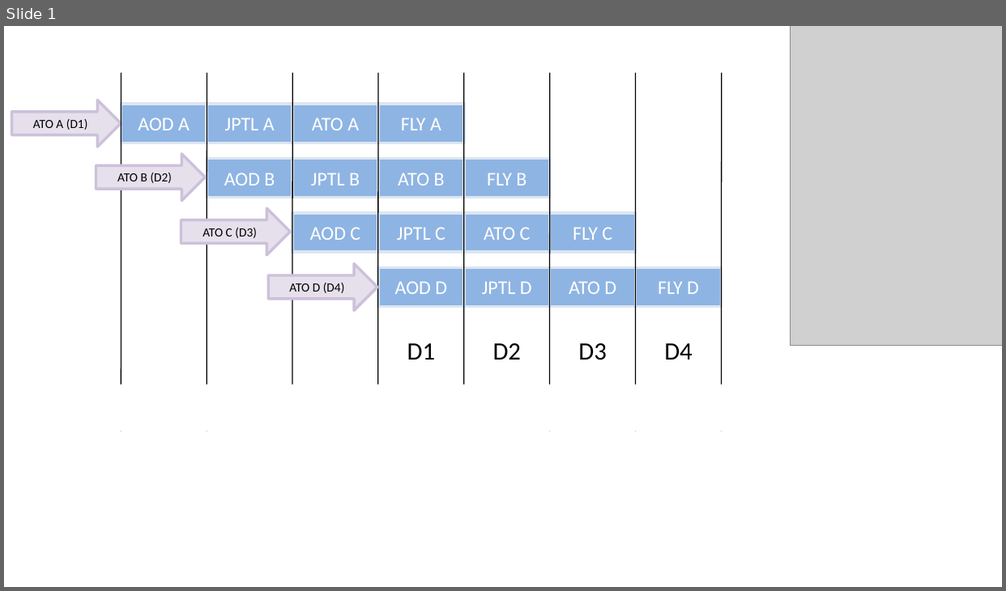
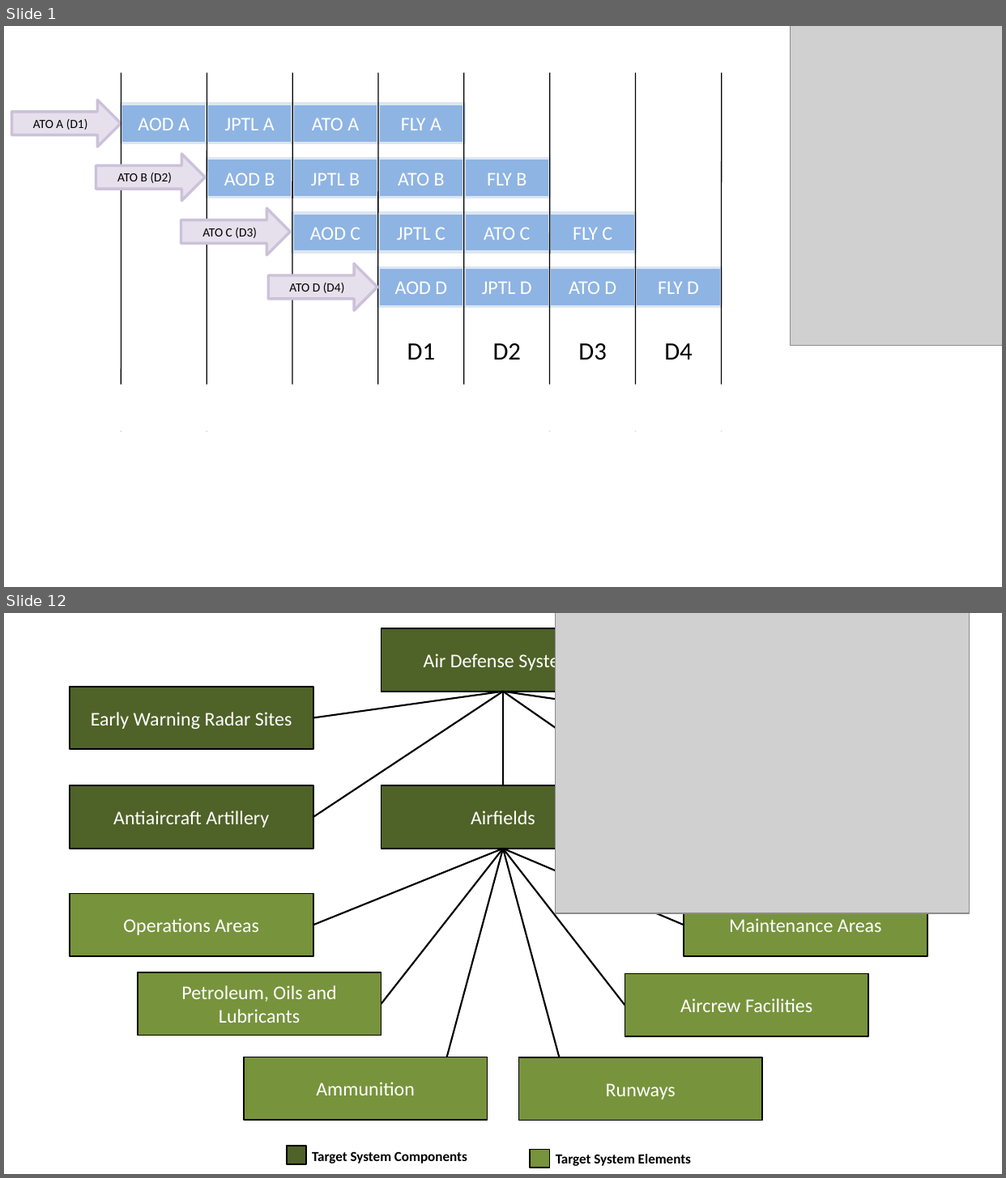
Before and after one commit to 132nd-vWing/OPAR-Brief, a slide deck: UNDER DEVELOPMENT/ADMIN DOCUMENTS TTPs OPAR 2.0/ATO.pptx. Shown one above the other, each under a label of ours: slide 1 before the commit, slides 1 and 12 after it; the slides between them are not shown. The pictures are 1006x591 and 1006x1178 pixels, drawn with LibreOffice and Linux fonts; fonts in the diff are those of the drawing; grey boxes stand for pictures. Boxes give left, top, right and bottom in pixels: in the first picture for what was removed or moved away, otherwise in the second. Text is boxed around its words. In the diff, an @@ line names an element or a change of style, - is before the commit and + after.

```diff
--- a/UNDER DEVELOPMENT/ADMIN DOCUMENTS TTPs OPAR 2.0/ATO.pptx
+++ b/UNDER DEVELOPMENT/ADMIN DOCUMENTS TTPs OPAR 2.0/ATO.pptx
@@ slide 12 added at (4, 613, 1002, 1174), background #FFFFFF @@
@@ rectangle added at (381, 629, 624, 692), fill #4F6228, outline #000000 1 pt, 14 pt, text #FFFFFF @@
+Air Defense Systems
@@ picture added at (555, 613, 969, 914) @@
@@ rectangle added at (70, 687, 313, 750), fill #4F6228, outline #000000 1 pt, 14 pt, text #FFFFFF @@
+Early Warning Radar Sites
@@ line added from (503, 692) to (313, 717), #000000 1.25 pt @@
@@ line added from (503, 692) to (313, 818), #000000 1.25 pt @@
@@ line added from (503, 692) to (503, 786), #000000 1.25 pt @@
@@ line added from (503, 692) to (684, 717), #000000 1.25 pt @@
@@ line added from (503, 692) to (684, 818), #000000 1.25 pt @@
@@ rectangle added at (70, 786, 313, 849), fill #4F6228, outline #000000 1 pt, 14 pt, text #FFFFFF @@
+Antiaircraft Artillery
@@ rectangle added at (381, 786, 624, 849), fill #4F6228, outline #000000 1 pt, 14 pt, text #FFFFFF @@
+Airfields
@@ line added from (503, 849) to (313, 926), #000000 1.25 pt @@
@@ line added from (503, 849) to (381, 1004), #000000 1.25 pt @@
@@ line added from (503, 849) to (447, 1057), #000000 1.25 pt @@
@@ line added from (503, 849) to (684, 926), #000000 1.25 pt @@
@@ line added from (503, 849) to (624, 1005), #000000 1.25 pt @@
@@ line added from (503, 849) to (559, 1057), #000000 1.25 pt @@
@@ rectangle added at (70, 893, 313, 956), fill #77933C, outline #000000 1 pt, 14 pt, text #FFFFFF @@
+Operations Areas
@@ rectangle added at (684, 893, 927, 956), fill #77933C, outline #000000 1 pt, 14 pt, text #FFFFFF @@
+Maintenance Areas
@@ rectangle added at (138, 973, 381, 1035), fill #77933C, outline #000000 1 pt, 14 pt, text #FFFFFF @@
+Petroleum, Oils and Lubricants
@@ rectangle added at (624, 974, 868, 1037), fill #77933C, outline #000000 1 pt, 14 pt, text #FFFFFF @@
+Aircrew Facilities
@@ rectangle added at (244, 1057, 487, 1120), fill #77933C, outline #000000 1 pt, 14 pt, text #FFFFFF @@
+Ammunition
@@ rectangle added at (519, 1058, 762, 1121), fill #77933C, outline #000000 1 pt, 14 pt, text #FFFFFF @@
+Runways
@@ rectangle added at (287, 1146, 306, 1165), fill #4F6228, outline #000000 1 pt @@
@@ text added at (312, 1152, 467, 1164), 10 pt, text #000000, bold @@
+Target System Components
@@ rectangle added at (530, 1150, 550, 1169), fill #77933C, outline #000000 1 pt @@
@@ text added at (556, 1154, 691, 1166), 10 pt, text #000000, bold @@
+Target System Elements
```
Also in this commit, not shown: 13 other slides added, 8 other files.
